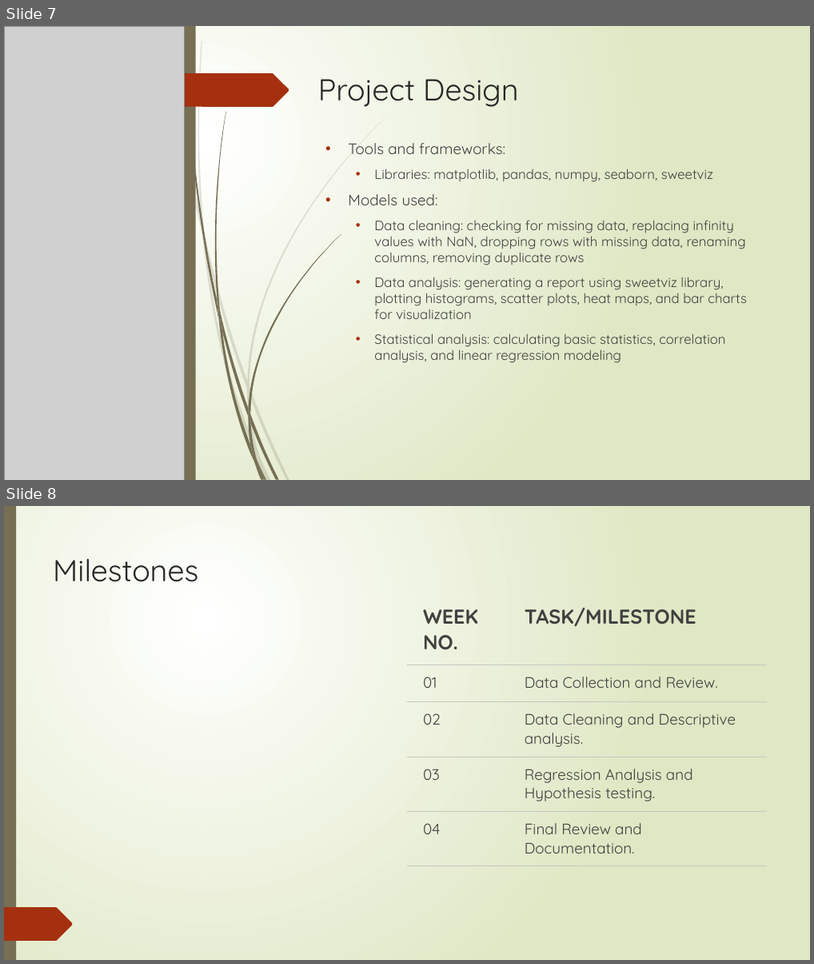
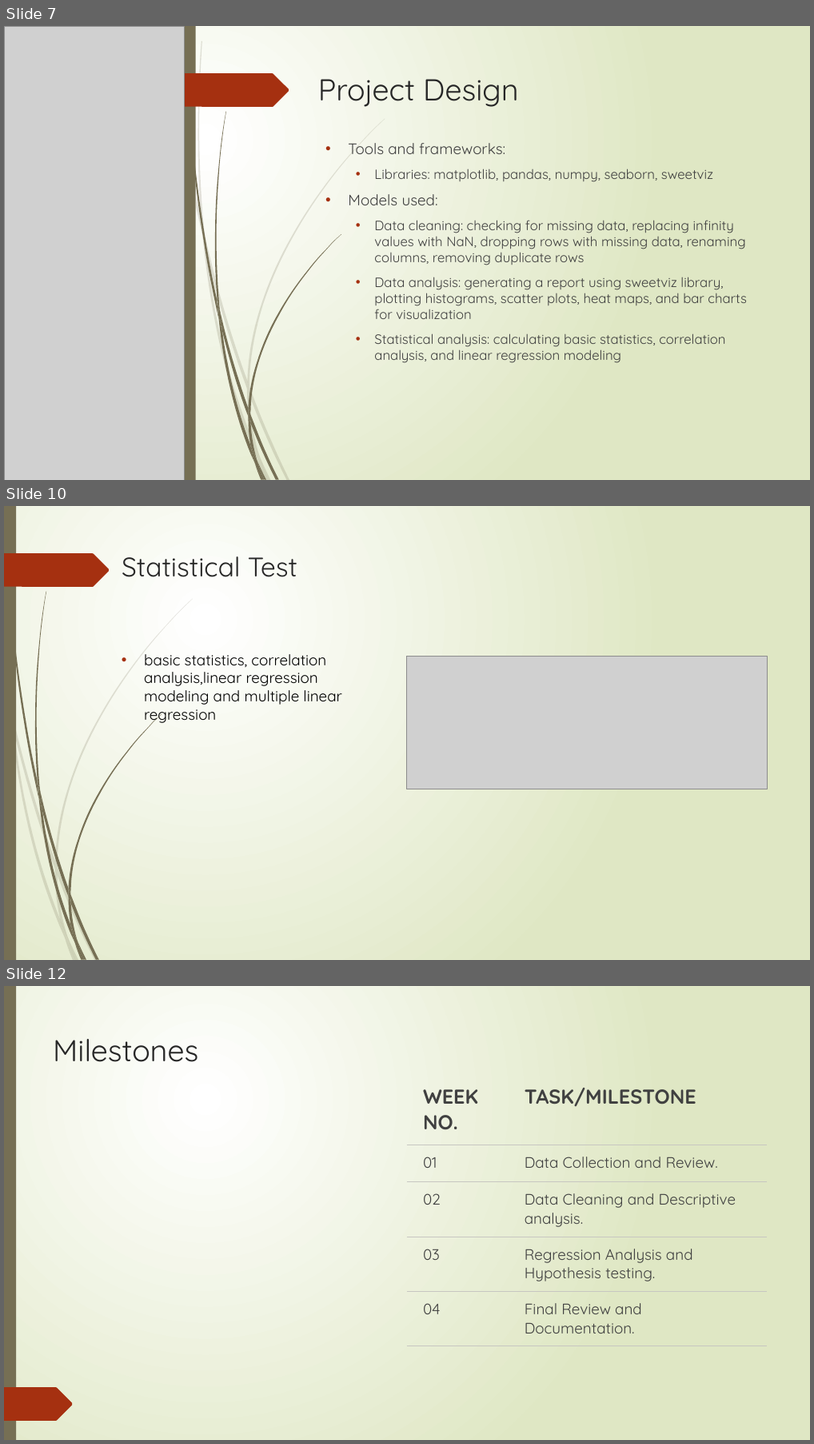
Before and after one commit to SaiSashankYalamarthi/Analyzing-the-Impact-of-Influencers-on-Marketing-campaigns-, a slide deck: EMPIRICAL FINAL PPT.pptx. Shown one above the other, each under a label of ours: slides 7 and 8 before the commit, slides 7, 10 and 12 after it; the slides between them are not shown. The pictures are 814x964 and 814x1444 pixels, drawn with LibreOffice and Linux fonts; fonts in the diff are those of the drawing; grey boxes stand for pictures. Boxes give left, top, right and bottom in pixels: in the first picture for what was removed or moved away, otherwise in the second. Text is boxed around its words. In the diff, an @@ line names an element or a change of style, - is before the commit and + after.

```diff
--- a/EMPIRICAL FINAL PPT.pptx
+++ b/EMPIRICAL FINAL PPT.pptx
@@ slide 10 added at box(4, 506, 810, 960), background gradient #FFFFFF to #DFE8C4; not listed: 24 template elements that a slide beside it also shows @@
@@ title added at box(122, 556, 298, 577), 32 pt, text #262626 @@
+Statistical Test
@@ text added at box(144, 654, 342, 724), 18 pt, text #000000 @@
+• basic statistics, correlation analysis,linear regression modeling and multiple linear regression
@@ picture added at box(407, 656, 767, 788) @@
@@ what was slide 8 is now slide 12 @@
```
Also in this commit, not shown: 5 slides changed, 3 other slides added.
